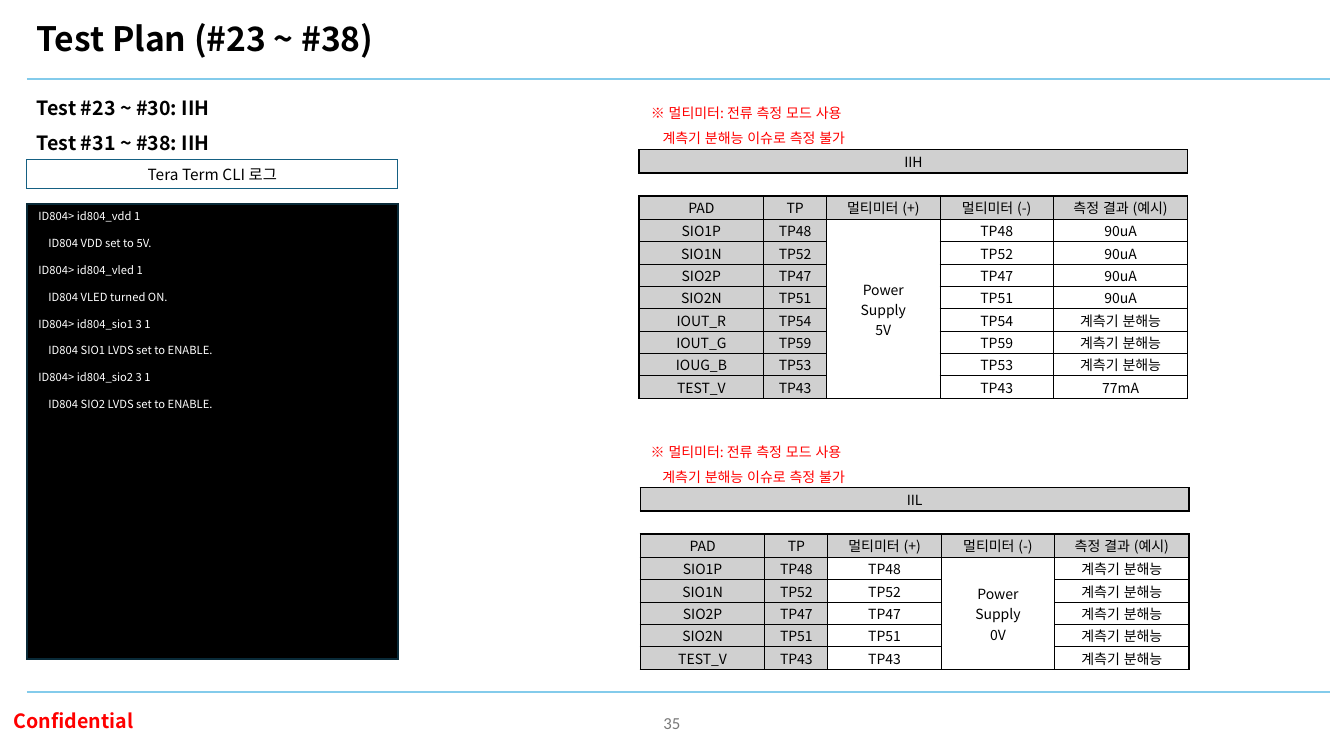
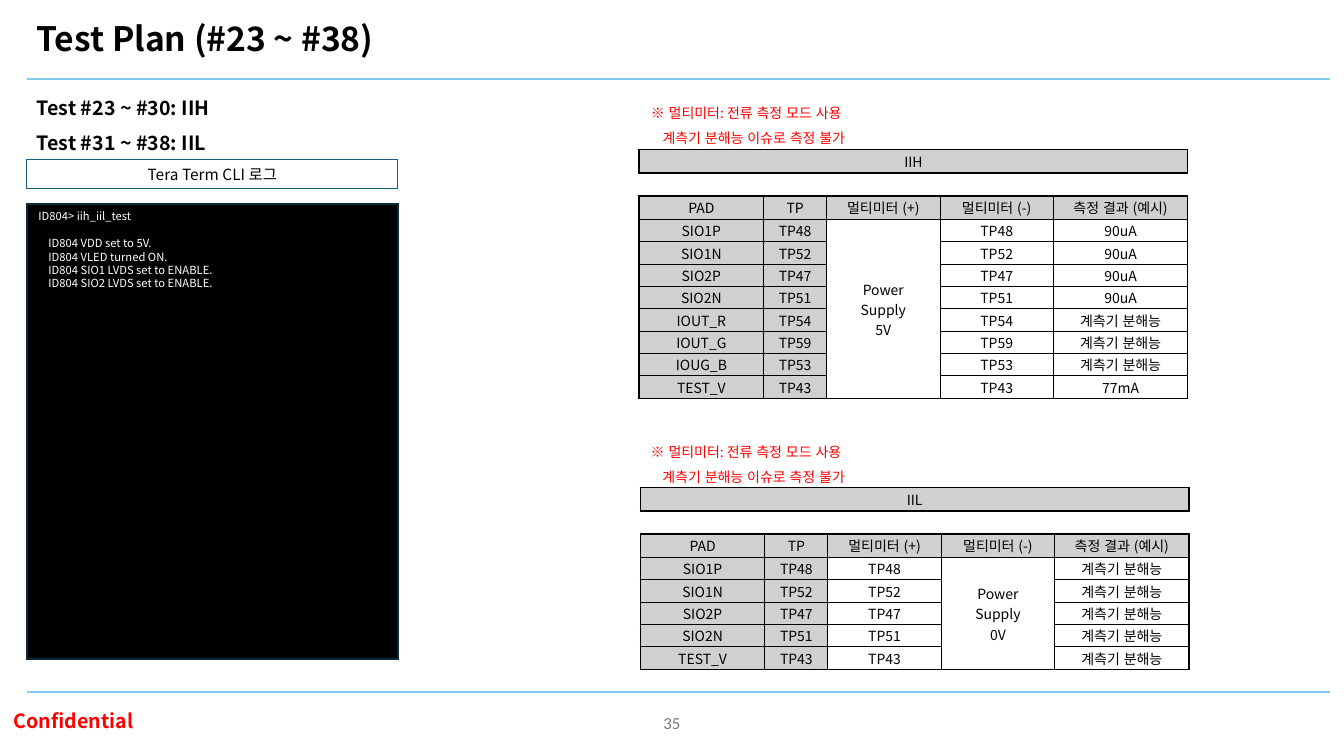
Before and after one commit to oio9595/Global_Technologies_FW, a slide deck: slide 35 of ID804/ID804_FA_Board/Docs/id804_fa_board_manual_R00_260915.pptx. Drawn at 1344x756 pixels with LibreOffice and Linux fonts; fonts in the diff are those of the drawing; background and template pictures are left out. Boxes give left, top, right and bottom in pixels: in the first picture for what was removed or moved away, otherwise in the second. Text is boxed around its words. In the diff, an @@ line names an element or a change of style, - is before the commit and + after.

```diff
--- a/ID804/ID804_FA_Board/Docs/id804_fa_board_manual_R00_260915.pptx
+++ b/ID804/ID804_FA_Board/Docs/id804_fa_board_manual_R00_260915.pptx
@@ text at <box>37,135,206,151</box>: text changed @@
-Test #31 ~ #38: IIH
+Test #31 ~ #38: IIL
@@ text at <box>38,211,131,222</box>: text changed @@
-ID804> id804_vdd 1
+ID804> iih_iil_test
@@ text at <box>38,265,143,276</box>: paragraph removed @@
-ID804> id804_vled 1
@@ text at <box>38,319,150,330</box>: paragraph removed @@
-ID804> id804_sio1 3 1
@@ text at <box>38,372,150,383</box>: paragraph removed @@
-ID804> id804_sio2 3 1
```
Also in this commit, not shown: 6 slides added, 2 other files.
